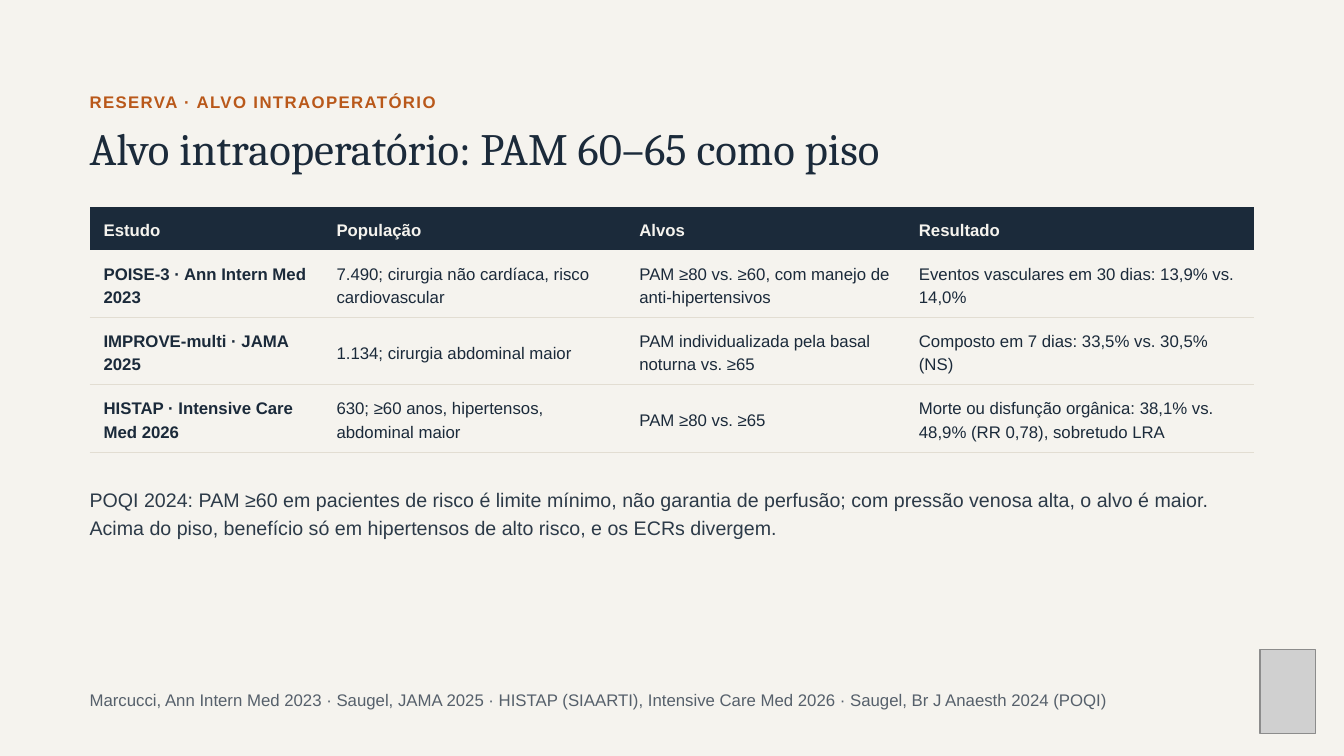
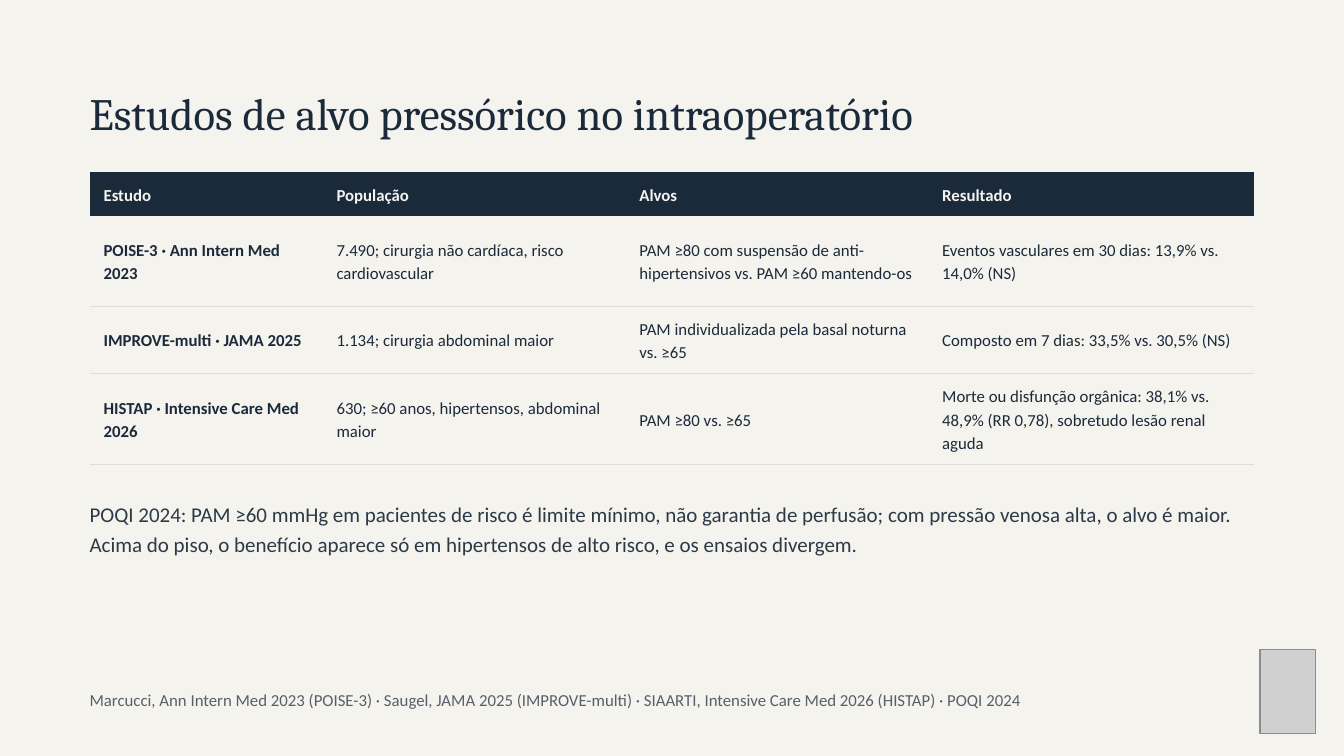
Before and after one commit to brunomoraesdubois-bit/Bruno, a slide deck: slide 27 of apresentacao/Aminas_Vasoativas.pptx. Drawn at 1344x756 pixels with LibreOffice and Linux fonts; fonts in the diff are those of the drawing; grey boxes stand for pictures. Boxes give left, top, right and bottom in pixels: in the first picture for what was removed or moved away, otherwise in the second. Text is boxed around its words. In the diff, an @@ line names an element or a change of style, - is before the commit and + after.

```diff
--- a/apresentacao/Aminas_Vasoativas.pptx
+++ b/apresentacao/Aminas_Vasoativas.pptx
@@ title at [90, 98, 913, 140]: text changed @@
-Alvo intraoperatório: PAM 60–65 como piso
+Estudos de alvo pressórico no intraoperatório
@@ text removed at [90, 94, 435, 108] @@
-RESERVA · ALVO INTRAOPERATÓRIO
@@ table at [90, 172, 1254, 456] @@
-row 2, column 3: PAM ≥80 vs. ≥60, com manejo de anti-hipertensivos
+row 2, column 3: PAM ≥80 com suspensão de anti-hipertensivos vs. PAM ≥60 mantendo-os
-row 2, column 4: Eventos vasculares em 30 dias: 13,9% vs. 14,0%
+row 2, column 4: Eventos vasculares em 30 dias: 13,9% vs. 14,0% (NS)
-row 4, column 4: Morte ou disfunção orgânica: 38,1% vs. 48,9% (RR 0,78), sobretudo LRA
+row 4, column 4: Morte ou disfunção orgânica: 38,1% vs. 48,9% (RR 0,78), sobretudo lesão renal aguda
@@ font Arial to Calibri in "Estudo", "População", "Alvos", "Resultado" and 9 more places @@
@@ table: place and size @@
-table at [90, 208, 1254, 446]
+table at [90, 172, 1254, 456]
@@ text at [90, 507, 1230, 556]: text changed; size 14 to 15 pt; font Arial to Calibri @@
-POQI 2024: PAM ≥60 em pacientes de risco é limite mínimo, não garantia de perfusão; com pressão venosa alta, o alvo é maior. Acima do piso, benefício só em hipertensos de alto risco, e os ECRs divergem.
+POQI 2024: PAM ≥60 mmHg em pacientes de risco é limite mínimo, não garantia de perfusão; com pressão venosa alta, o alvo é maior. Acima do piso, o benefício aparece só em hipertensos de alto risco, e os ensaios divergem.
@@ text at [90, 694, 1020, 709]: text changed; font Arial to Calibri @@
-Marcucci, Ann Intern Med 2023 · Saugel, JAMA 2025 · HISTAP (SIAARTI), Intensive Care Med 2026 · Saugel, Br J Anaesth 2024 (POQI)
+Marcucci, Ann Intern Med 2023 (POISE-3) · Saugel, JAMA 2025 (IMPROVE-multi) · SIAARTI, Intensive Care Med 2026 (HISTAP) · POQI 2024
```
Also in this commit, not shown: 28 other slides changed, 33 other files.
